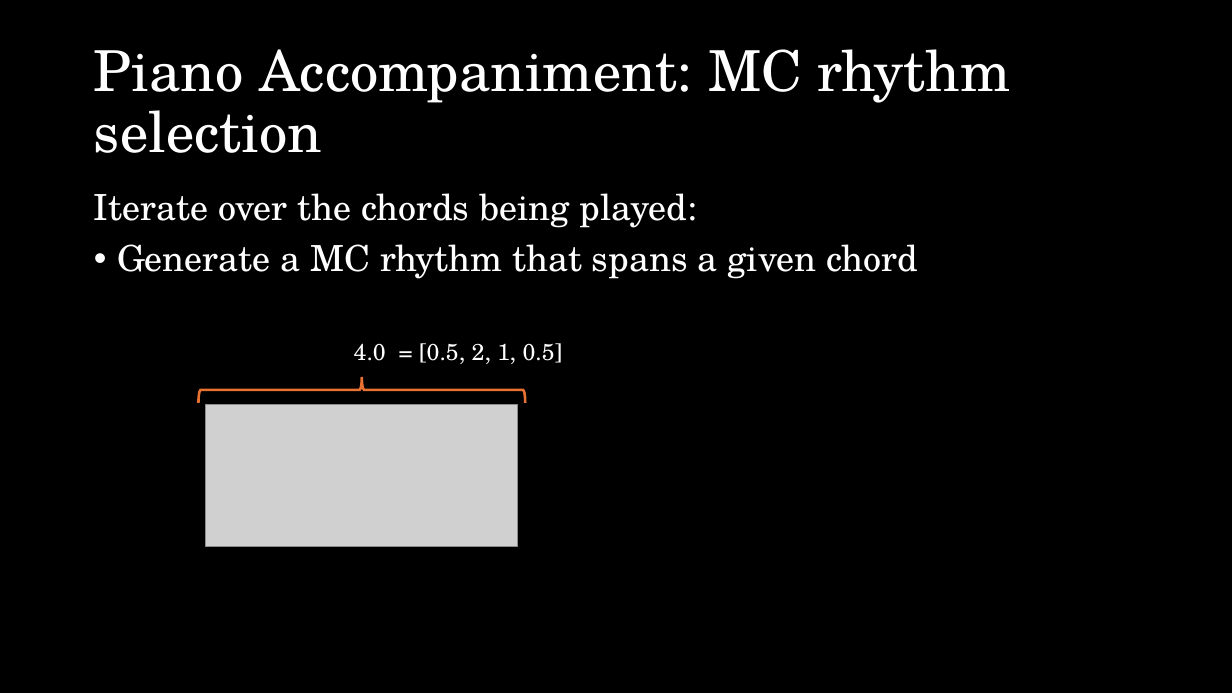
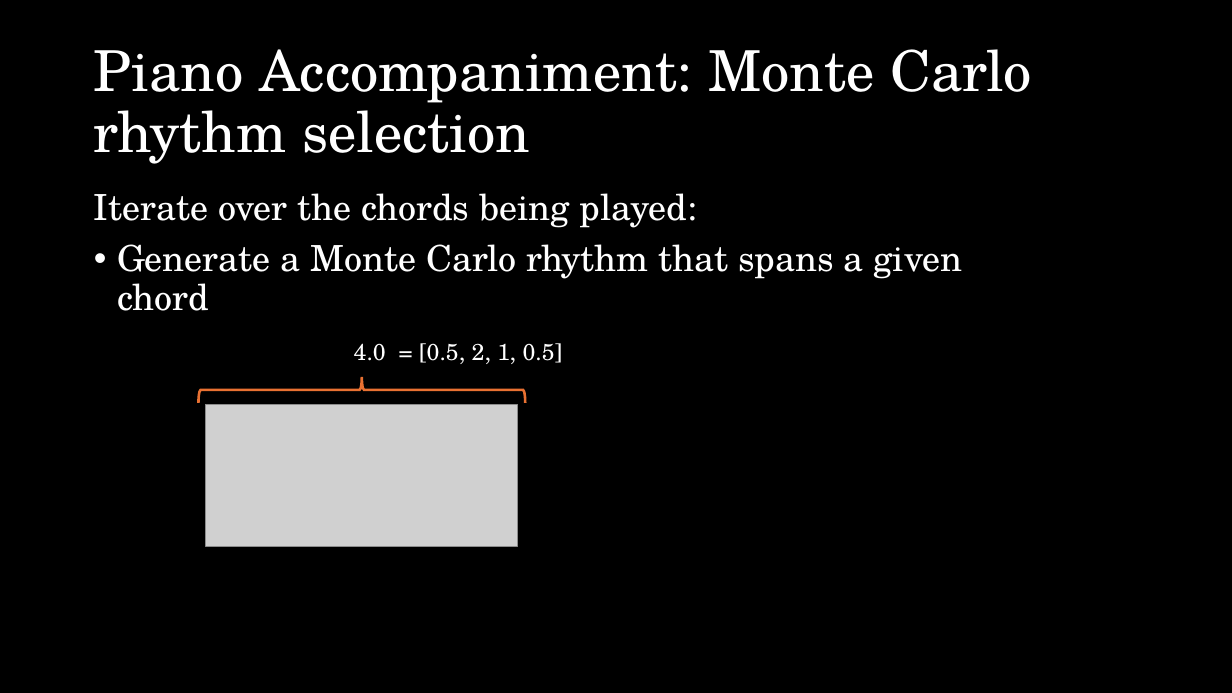
Before and after one commit to esharo02/150Final, a slide deck: slide 29 of CS150 final presentation.pptx. Drawn at 1232x693 pixels with LibreOffice and Linux fonts; fonts in the diff are those of the drawing; grey boxes stand for pictures. Boxes give left, top, right and bottom in pixels: in the first picture for what was removed or moved away, otherwise in the second. Text is boxed around its words. In the diff, an @@ line names an element or a change of style, - is before the commit and + after.

```diff
--- a/CS150 final presentation.pptx
+++ b/CS150 final presentation.pptx
@@ title at bbox=[94, 49, 1032, 164]: text changed @@
-Piano Accompaniment: MC rhythm selection
+Piano Accompaniment: Monte Carlo rhythm selection
@@ text at bbox=[117, 244, 963, 311]: text changed @@
-• Generate a MC rhythm that spans a given chord
+• Generate a Monte Carlo rhythm that spans a given chord
```
Also in this commit, not shown: 4 other slides changed.
